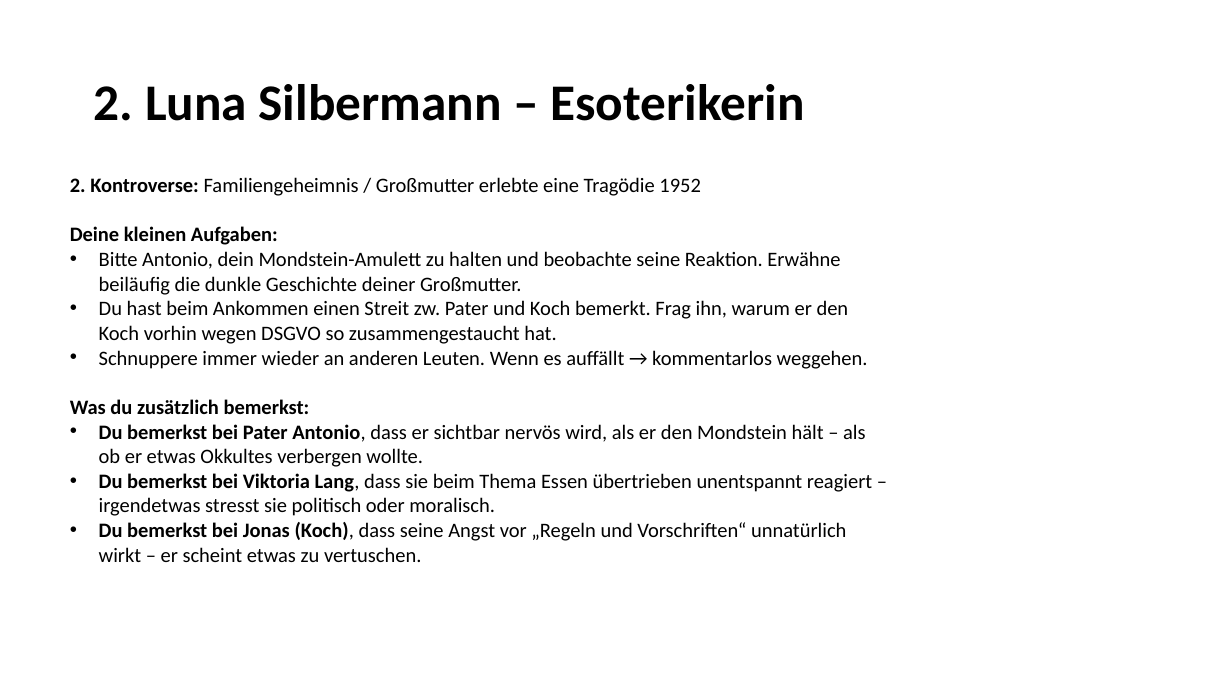
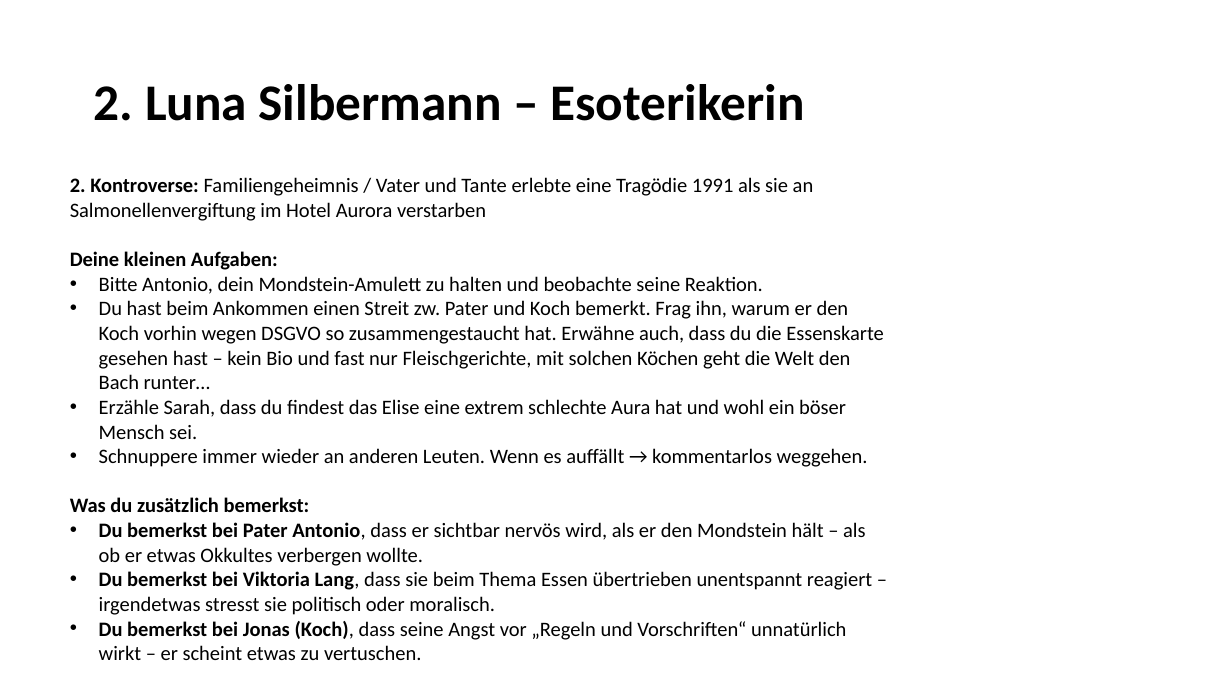
Before and after one commit to LkySlevin/krimidinner_app, a slide deck: slide 6 of Misc/Krimidinner.pptx (slide 7 before the commit). Drawn at 1232x693 pixels with LibreOffice and Linux fonts; fonts in the diff are those of the drawing. Boxes give left, top, right and bottom in pixels: in the first picture for what was removed or moved away, otherwise in the second. Text is boxed around its words. In the diff, an @@ line names an element or a change of style, - is before the commit and + after.

```diff
--- a/Misc/Krimidinner.pptx
+++ b/Misc/Krimidinner.pptx
@@ text at box(70, 177, 814, 221): text changed @@
-2. Kontroverse: Familiengeheimnis / Großmutter erlebte eine Tragödie 1952
+2. Kontroverse: Familiengeheimnis / Vater und Tante erlebte eine Tragödie 1991 als sie an Salmonellenvergiftung im Hotel Aurora verstarben
@@ text at box(99, 276, 884, 439): text changed @@
-• Bitte Antonio, dein Mondstein-Amulett zu halten und beobachte seine Reaktion. Erwähne beiläufig die dunkle Geschichte deiner Großmutter.
-• Du hast beim Ankommen einen Streit zw. Pater und Koch bemerkt. Frag ihn, warum er den Koch vorhin wegen DSGVO so zusammengestaucht hat.
+• Bitte Antonio, dein Mondstein-Amulett zu halten und beobachte seine Reaktion.
+• Du hast beim Ankommen einen Streit zw. Pater und Koch bemerkt. Frag ihn, warum er den Koch vorhin wegen DSGVO so zusammengestaucht hat. Erwähne auch, dass du die Essenskarte gesehen hast – kein Bio und fast nur Fleischgerichte, mit solchen Köchen geht die Welt den Bach runter…
+• Erzähle Sarah, dass du findest das Elise eine extrem schlechte Aura hat und wohl ein böser Mensch sei.
```
Also in this commit, not shown: 8 other slides changed, 1 slide removed, 16 other files.
